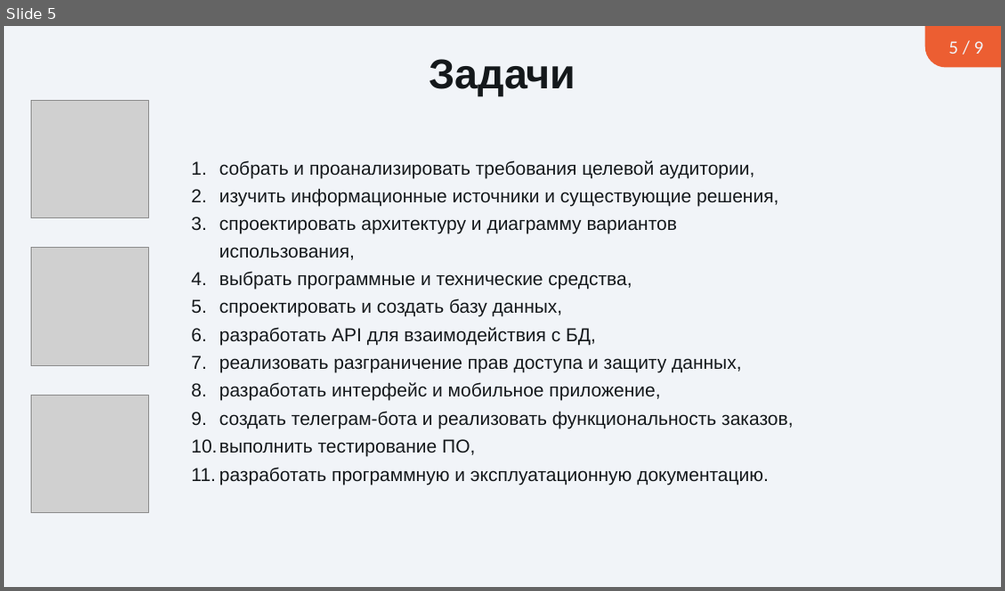
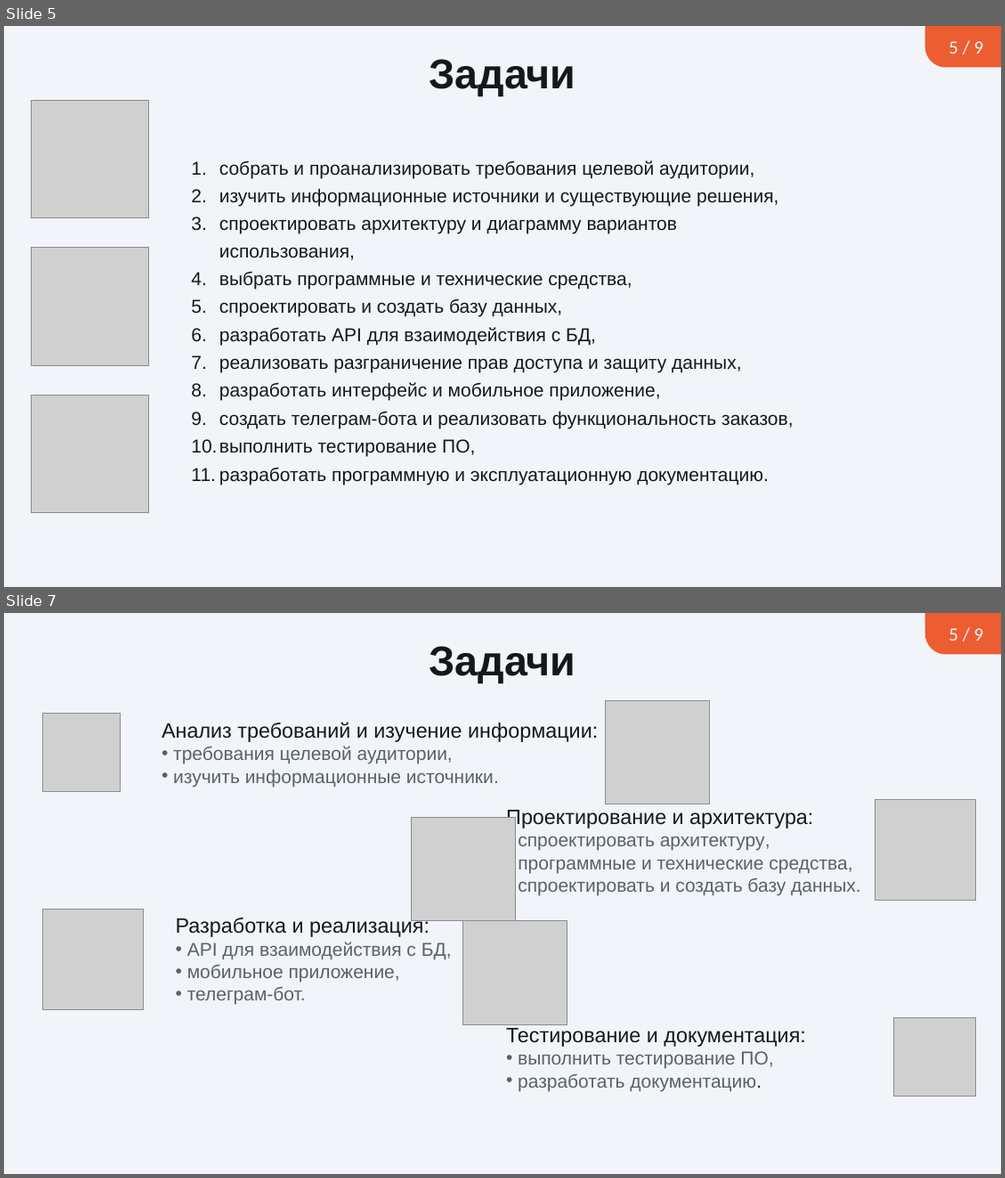
Before and after one commit to SullenPomorProject/CourseProject, a slide deck: КП Презентация Абрамов.pptx. Shown one above the other, each under a label of ours: slide 5 before the commit, slides 5 and 7 after it; the slides between them are not shown. The pictures are 1005x591 and 1005x1178 pixels, drawn with LibreOffice and Linux fonts; fonts in the diff are those of the drawing; grey boxes stand for pictures; background and template pictures are left out. Boxes give left, top, right and bottom in pixels: in the first picture for what was removed or moved away, otherwise in the second. Text is boxed around its words. In the diff, an @@ line names an element or a change of style, - is before the commit and + after.

```diff
--- a/КП Презентация Абрамов.pptx
+++ b/КП Презентация Абрамов.pptx
@@ slide 7 added at (4,613,1001,1174), background #F1F4F8 @@
@@ freeform shape added at (925,613,1001,654), fill #EC5E32, 18 pt, text #F1F4F8 @@
+5 / 9
@@ title added at (429,646,575,683), 40 pt, text #14181B, bold @@
+Задачи
@@ picture added at (42,714,120,791) @@
@@ picture added at (606,700,709,804) @@
@@ text added at (162,722,598,787), 18 pt, text #57636C @@
+Анализ требований и изучение информации:
+• требования целевой аудитории,
+• изучить информационные источники.
@@ picture added at (412,817,516,921) @@
@@ text added at (506,810,860,895), 18 pt, text #57636C @@
+Проектирование и архитектура:
+• спроектировать архитектуру,
+• программные и технические средства,
+• спроектировать и создать базу данных.
@@ picture added at (874,800,975,900) @@
@@ picture added at (42,908,143,1009) @@
@@ text added at (176,916,452,1005), 18 pt, text #57636C @@
+Разработка и реализация:
+• API для взаимодействия с БД,
+• мобильное приложение,
+• телеграм-бот.
@@ picture added at (463,921,567,1025) @@
@@ text added at (506,1028,805,1091), 18 pt, text #57636C @@
+Тестирование и документация:
+• выполнить тестирование ПО,
+• разработать документацию.
@@ picture added at (894,1018,976,1095) @@
```
Also in this commit, not shown: 4 slides changed, 1 other slide added.
